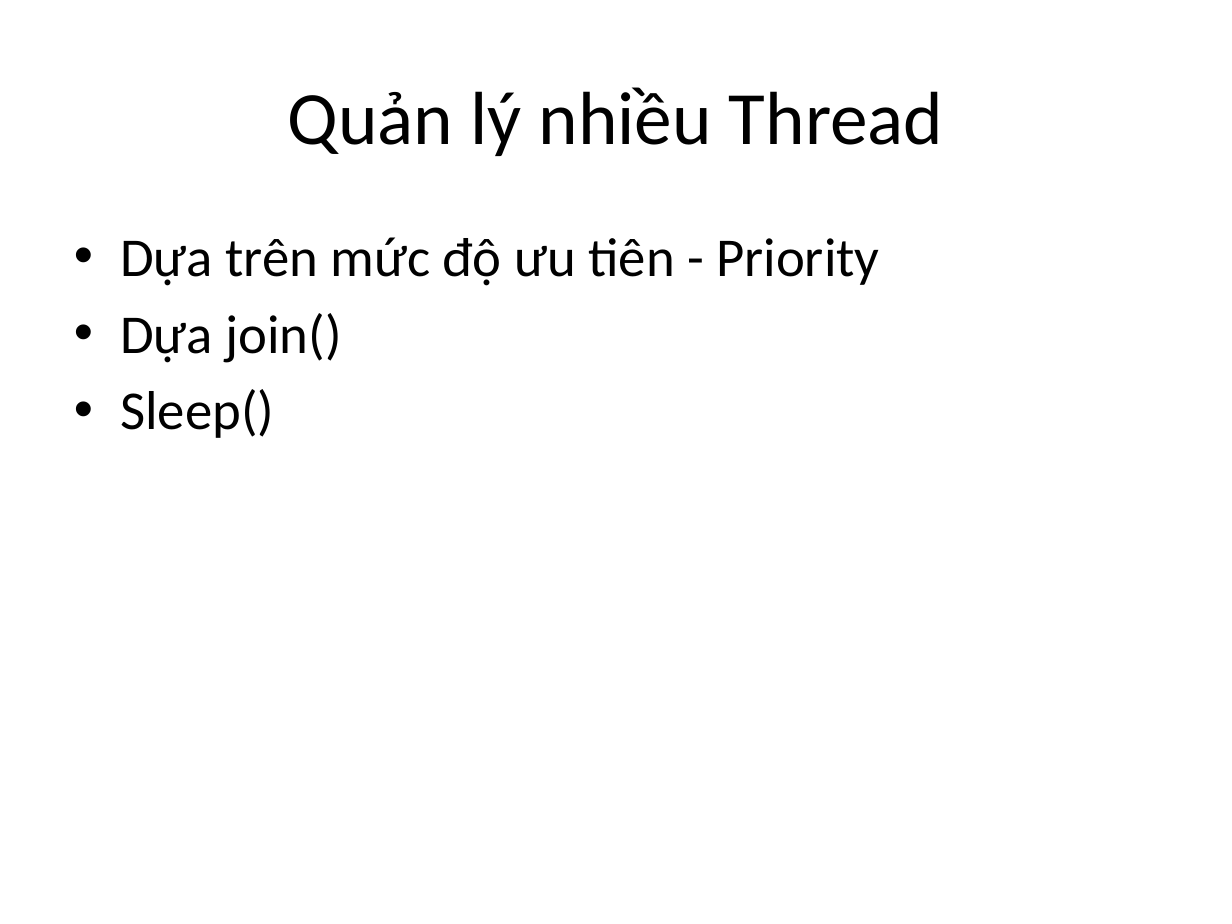
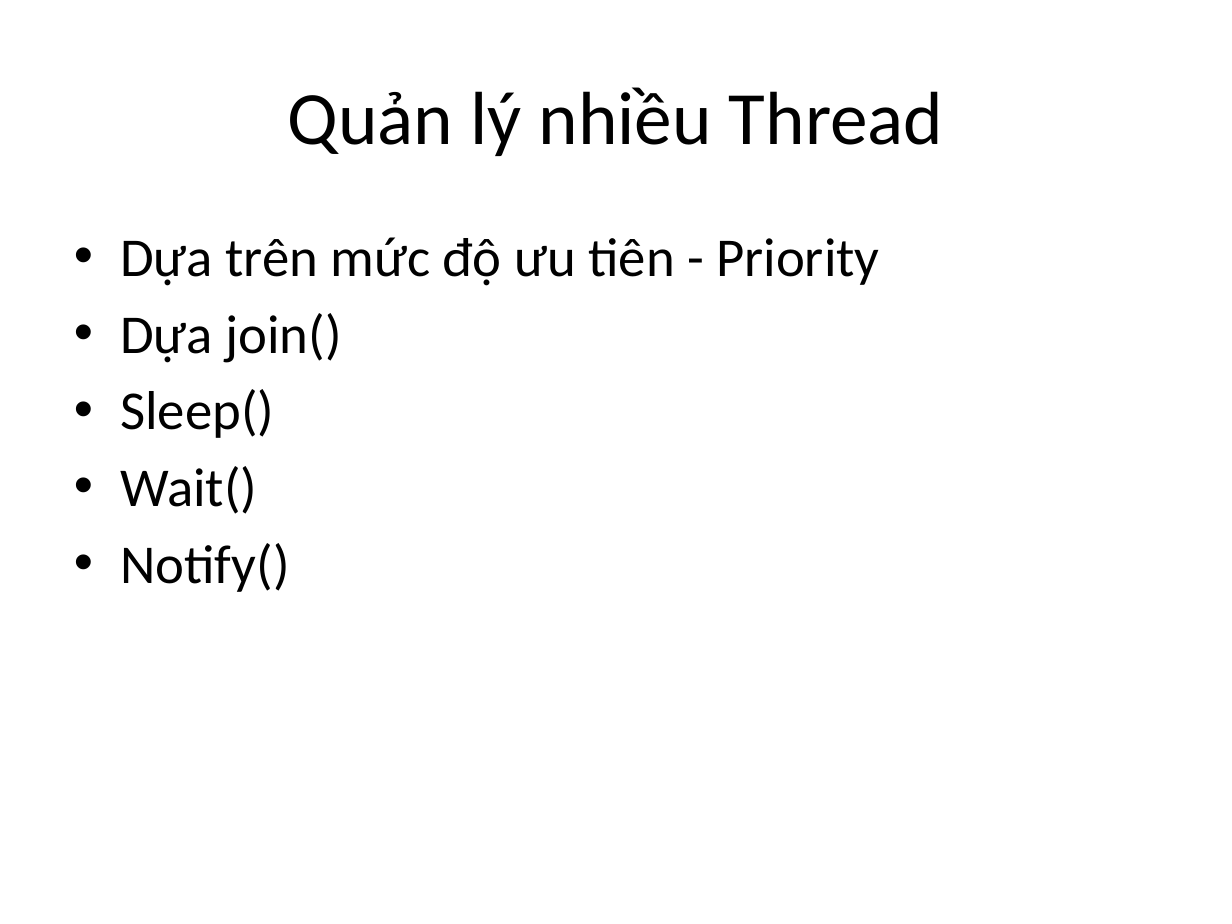
Before and after one commit to youngdeveloperVN/JAVA_WEB_FULLSTACK, a slide deck: slide 20 of 2. Back-end/1. JavaCore/Bài 16. Tìm hiểu Thread trong Java/09. Thread trong Java.pptx. Drawn at 1232x924 pixels with LibreOffice and Linux fonts; fonts in the diff are those of the drawing. Boxes give left, top, right and bottom in pixels: in the first picture for what was removed or moved away, otherwise in the second. Text is boxed around its words. In the diff, an @@ line names an element or a change of style, - is before the commit and + after.

Commit message:
update slide thread java

```diff
--- a/2. Back-end/1. JavaCore/Bài 16. Tìm hiểu Thread trong Java/09. Thread trong Java.pptx
+++ b/2. Back-end/1. JavaCore/Bài 16. Tìm hiểu Thread trong Java/09. Thread trong Java.pptx
@@ text at bbox=[120, 466, 290, 592]: paragraphs added @@
+• Wait()
+• Notify()
```
